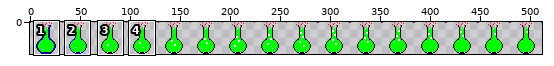
A sprite sheet gets an edit: LabyrinthContent/Sprites/flask.png. The picture above shows the old version from afar; the outline marks the close-up.
Close-up. Before the commit:
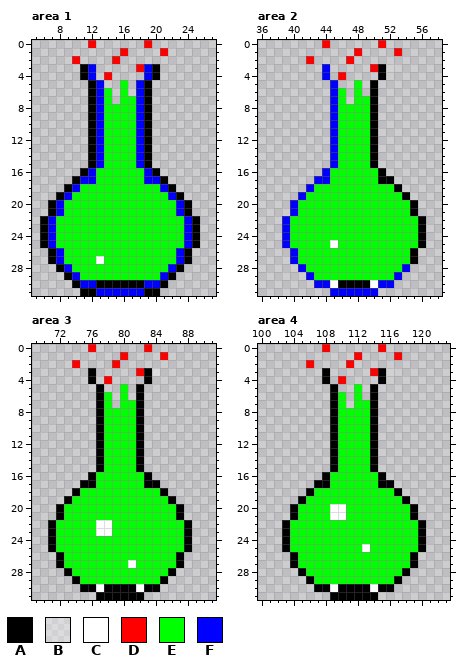
The file is 512x32 pixels. Pixels under 10% opacity are left out. Colours within 5 levels of each other are drawn and written as one. Shown: area 1: x 5..27, y 0..31; area 2: x 36..58, y 0..31; area 3: x 69..91, y 0..31; area 4: x 100..123, y 0..31. The commit also changed other parts of the picture, which this record leaves out.
Palette (. is transparent): A #000000  B #ffffff49  C #ffffff  D #ff0000  E #00ff00  F #0000ff
Pixels before, area 1, first column x 6:
 0 ......D......D......
 1 ..........D....D....
 2 ....D....D..........
 3 .....AF.....DFA.....
 4 .....AF.D....FA.....
 5 ......AF..E.FA......
 6 ......AFE.E.FA......
 7 ......AFE.EEFA......
 8 ......AFEEEEFA......
 9 ......AFEEEEFA......
10 ......AFEEEEFA......
11 ......AFEEEEFA......
12 ......AFEEEEFA......
13 ......AFEEEEFA......
14 ......AFEEEEFA......
15 ......AFEEEEFA......
16 .....AFEEEEEEFA.....
17 ....AFFEEEEEEFFA....
18 ...AFEEEEEEEEEEFA...
19 ..AFEEEEEEEEEEEEFA..
20 .AFEEEEEEEEEEEEEEFA.
21 .AFEEEEEEEEEEEEEEFA.
22 AFEEEEEEEEEEEEEEEEFA
23 AFEEEEEEEEEEEEEEEEFA
24 AFEEEEEEEEEEEEEEEEFA
25 AFEEEEEEEEEEEEEEEEFA
26 .AFEEEEEEEEEEEEEEFA.
27 .AFEEEECEEEEEEEEEFA.
28 ..AFEEEEEEEEEEEEFA..
29 ...AFEEEEEEEEEEFA...
30 ....AFFAAAAAAFFA....
31 .....AAFFFFFFAA.....
Pixels before, area 2, first column x 39:
 0 .....D......D.....
 1 .........D....D...
 2 ...D....D.........
 3 .....F.....DAB....
 4 .....F.D....A.....
 5 ......F..E.A......
 6 ......FE.E.A......
 7 ......FE.EEA......
 8 ......FEEEEA......
 9 ......FEEEEA......
10 ......FEEEEA......
11 ......FEEEEA......
12 ......FEEEEA......
13 ......FEEEEA......
14 ......FEEEEA......
15 ......FEEEEA......
16 .....FEEEEEEA.....
17 ....FFEEEEEEAA....
18 ...FEEEEEEEEEEA...
19 ..FEEEEEEEEEEEEA..
20 .FEEEEEEEEEEEEEEA.
21 .FEEEEEEEEEEEEEEA.
22 FEEEEEEEEEEEEEEEEA
23 FEEEEEEEEEEEEEEEEA
24 FEEEEEEEEEEEEEEEEA
25 FEEEEECEEEEEEEEEEA
26 .FEEEEEEEEEEEEEEA.
27 .FEEEEEEEEEEEEEEA.
28 ..FEEEEEEEEEEEEF..
29 ...FEEEEEEEEEEF...
30 ....FFCAAAACFF....
31 ......FFFFFF......
Pixels before, area 3, first column x 71:
 0 .....D......D.....
 1 .........D....D...
 2 ...D....D.........
 3 .....A.....DAB....
 4 .....A.D....A.....
 5 ......A..E.A......
 6 ......AE.E.A......
 7 ......AE.EEA......
 8 ......AEEEEA......
 9 ......AEEEEA......
10 ......AEEEEA......
11 ......AEEEEA......
12 ......AEEEEA......
13 ......AEEEEA......
14 ......AEEEEA......
15 ......AEEEEA......
16 .....AEEEEEEA.....
17 ....AAEEEEEEAA....
18 ...AEEEEEEEEEEA...
19 ..AEEEEEEEEEEEEA..
20 .AEEEEEEEEEEEEEEA.
21 .AEEEEEEEEEEEEEEA.
22 AEEEEECCEEEEEEEEEA
23 AEEEEECCEEEEEEEEEA
24 AEEEEEEEEEEEEEEEEA
25 AEEEEEEEEEEEEEEEEA
26 .AEEEEEEEEEEEEEEA.
27 .AEEEEEEEECEEEEEA.
28 ..AEEEEEEEEEEEEA..
29 ...AEEEEEEEEEEA...
30 ....AACAAAACAA....
31 ......AAAAAA......
Pixels before, area 4, first column x 103:
 0 .....D......D.....
 1 .........D....D...
 2 ...D....D.........
 3 .....A.....DAB....
 4 .....A.D....A.....
 5 ......A..E.A......
 6 ......AE.E.A......
 7 ......AE.EEA......
 8 ......AEEEEA......
 9 ......AEEEEA......
10 ......AEEEEA......
11 ......AEEEEA......
12 ......AEEEEA......
13 ......AEEEEA......
14 ......AEEEEA......
15 ......AEEEEA......
16 .....AEEEEEEA.....
17 ....AAEEEEEEAA....
18 ...AEEEEEEEEEEA...
19 ..AEEEEEEEEEEEEA..
20 .AEEEECCEEEEEEEEA.
21 .AEEEECCEEEEEEEEA.
22 AEEEEEEEEEEEEEEEEA
23 AEEEEEEEEEEEEEEEEA
24 AEEEEEEEEEEEEEEEEA
25 AEEEEEEEEECEEEEEEA
26 .AEEEEEEEEEEEEEEA.
27 .AEEEEEEEEEEEEEEA.
28 ..AEEEEEEEEEEEEA..
29 ...AEEEEEEEEEEA...
30 ....AACAAAACAA....
31 ......AAAAAA......
After the commit:
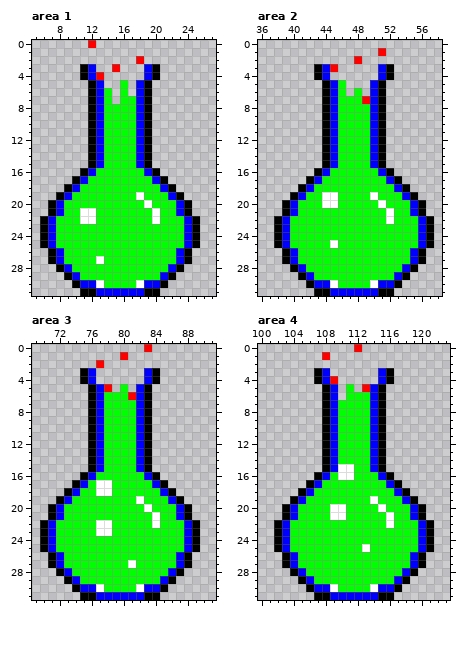
Change:
Changed rows in their new state; - is an unchanged pixel.
Area 1:
first column x 10:
 0 ---------.--
 1 ------.----.
 2 .----.--D---
 3 -----D--.---
 4 ---D.-------
first column x 11:
17 -E------E-
19 -------C--
20 --------C-
21 CC-------C
22 CC-------C
first column x 13:
30 CEEEEC
Area 2:
first column x 38:
 0 ------.------.------
 1 ----------.--D-.----
 2 ----.----.D---------
 3 -----A-D----.FA-----
 4 -----A--.----FA-----
 5 ------A-E-.-FA------
 6 ------A-----FA------
 7 ------A--E-DFA------
 8 ------A-----FA------
 9 ------A-----FA------
10 ------A-----FA------
11 ------A-----FA------
12 ------A-----FA------
13 ------A-----FA------
14 ------A-----FA------
15 ------A-----FA------
16 -----A-------FA-----
17 ----A-E------EFA----
18 ---A-----------FA---
19 --A---CC----C---FA--
20 -A----CC-----C---FA-
21 -A------------C--FA-
22 A-------------C---FA
23 A-----------------FA
24 A-----------------FA
25 A-----------------FA
26 -A---------------FA-
27 -A---------------FA-
28 --A--------------A--
29 ---A------------A---
30 ----A---EEEE---A----
31 -----AA------AA-----
Area 3:
first column x 70:
 0 ------.-------------
 1 ---------------.----
 2 ----.--D-.----------
 3 -----AF-----.FA-----
 4 -----AF-.----FA-----
 5 ------AFD---FA------
 6 ------AF-E-DFA------
 7 ------AF-E--FA------
 8 ------AF----FA------
 9 ------AF----FA------
10 ------AF----FA------
11 ------AF----FA------
12 ------AF----FA------
13 ------AF----FA------
14 ------AF----FA------
15 ------AF----FA------
16 -----AF------FA-----
17 ----AFECC----EFA----
18 ---AF--CC------FA---
19 --AF--------C---FA--
20 -AF----------C---FA-
21 -AF-----------C--FA-
22 AF------------C---FA
23 AF----------------FA
24 AF----------------FA
25 AF----------------FA
26 -AF--------------FA-
27 -AF--------------FA-
28 --AF------------FA--
29 ---AF----------FA---
30 ----AFF-EEEE-FFA----
31 -----AAFFFFFFAA-----
Area 4:
first column x 102:
 0 ------.---D--.------
 1 ------D---.----.----
 2 ----.----.----------
 3 -----AF-----.FA-----
 4 -----AFD.----FA-----
 5 ------AF-E.DFA------
 6 ------AF.E-EFA------
 7 ------AF-E--FA------
 8 ------AF----FA------
 9 ------AF----FA------
10 ------AF----FA------
11 ------AF----FA------
12 ------AF----FA------
13 ------AF----FA------
14 ------AF----FA------
15 ------AFCC--FA------
16 -----AF-CC---FA-----
17 ----AFE------EFA----
18 ---AF----------FA---
19 --AF--------C---FA--
20 -AF----------C---FA-
21 -AF-----------C--FA-
22 AF------------C---FA
23 AF----------------FA
24 AF----------------FA
25 AF----------------FA
26 -AF--------------FA-
27 -AF--------------FA-
28 --AF------------FA--
29 ---AF----------FA---
30 ----AFF-EEEE-FFA----
31 -----AAFFFFFFAA-----
Pixel boxes of the changes (left, top, right, bottom) in both close-ups:
changed: (72, 40, 168, 80)
changed: (88, 176, 96, 184)
changed: (136, 176, 160, 224)
changed: (80, 208, 96, 224)
changed: (96, 280, 144, 288)
changed: (274, 40, 434, 296)
changed: (40, 344, 200, 600)
changed: (274, 344, 434, 600)
